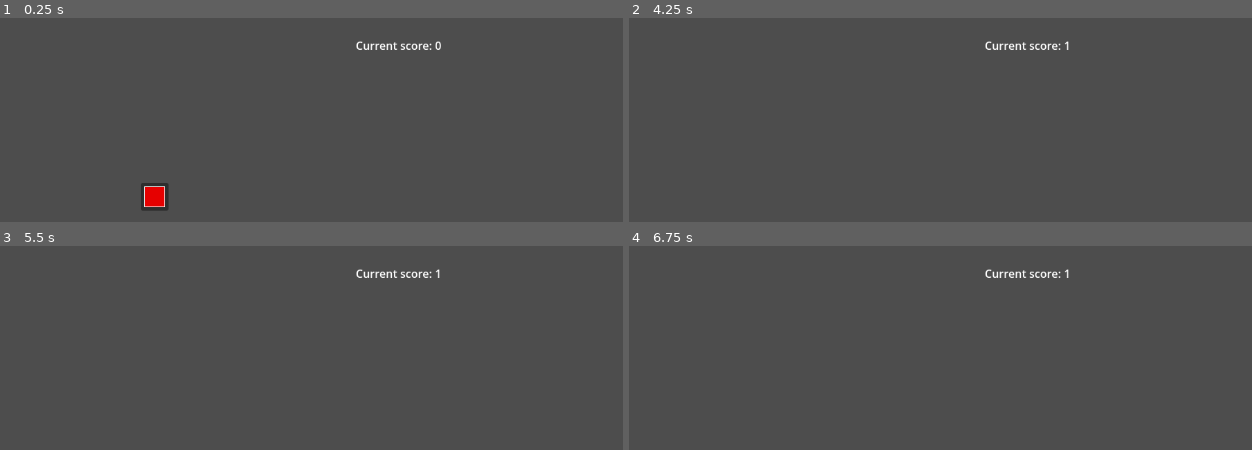
Above: before the commit, frames 1-4 (two rows, left to right).
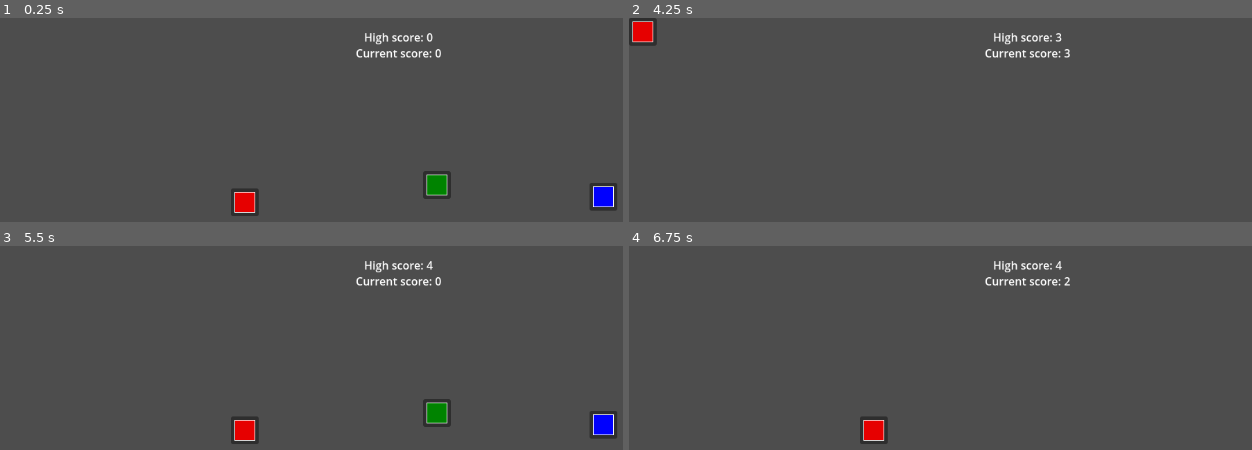
Above: after the commit, the same moments.

Repository: shout64/clicky-colors
Game: Godot game, scene res://scenes/main.tscn
Same seed, same stepped clock (60 frames per second), same inputs: the game is played once before the commit and once after it.
Inputs (mouse positions are in pixels of both pictures, inside the frame that each line leads up to):
- Up to frame 1 (0.25 s): no input
- Up to frame 2 (4.25 s): click (784, 197) at 0.52 s; click (871, 201) at 1.27 s; click (1065, 185) at 2.02 s; click (1233, 197) at 2.77 s; tap Enter at 3.5 s
- Up to frame 3 (5.5 s): click (12, 260) at 4.27 s; tap R (reset, bound only after the commit) at 5 s
- Up to frame 4 (6.75 s): click (1065, 413) at 5.77 s; click (1233, 425) at 6.52 s

The runs differ from the first frame. In frame 1, 3.2% of the frame differs, in the area x 22-100%, y 7-98%; in frame 2, 1.4%; in frame 3, 2.6%; in frame 4, 1.4%.

Commit message:
Add button spawning, resetting and instance high schores

Diff:
--- a/project.godot
+++ b/project.godot
@@ -19,6 +19,14 @@
 
 Global="*res://scripts/global.gd"
 
+[input]
+
+reset={
+"deadzone": 0.2,
+"events": [Object(InputEventKey,"resource_local_to_scene":false,"resource_name":"","device":-1,"window_id":0,"alt_pressed":false,"shift_pressed":false,"ctrl_pressed":false,"meta_pressed":false,"pressed":false,"keycode":0,"physical_keycode":82,"key_label":0,"unicode":114,"location":0,"echo":false,"script":null)
+]
+}
+
 [rendering]
 
 textures/canvas_textures/default_texture_filter=3
--- /dev/null
+++ b/scenes/button_blue.tscn
@@ -0,0 +1,12 @@
+[gd_scene load_steps=3 format=3 uid="uid://dk1exy45k2eyb"]
+
+[ext_resource type="Texture2D" uid="uid://beug13427ctr8" path="res://assets/button_blue.png" id="1_ygaih"]
+[ext_resource type="Script" uid="uid://cypuxhj3t78jt" path="res://scripts/button.gd" id="2_ve5ma"]
+
+[node name="ButtonBlue" type="Button"]
+offset_right = 40.0
+offset_bottom = 40.0
+icon = ExtResource("1_ygaih")
+script = ExtResource("2_ve5ma")
+
+[connection signal="pressed" from="." to="." method="_on_pressed"]
--- /dev/null
+++ b/scenes/button_green.tscn
@@ -0,0 +1,12 @@
+[gd_scene load_steps=3 format=3 uid="uid://ds28mb05vpxee"]
+
+[ext_resource type="Texture2D" uid="uid://jqjpmr5yh732" path="res://assets/button_green.png" id="1_7y4y7"]
+[ext_resource type="Script" uid="uid://cypuxhj3t78jt" path="res://scripts/button.gd" id="2_l4o50"]
+
+[node name="ButtonGreen" type="Button"]
+offset_right = 40.0
+offset_bottom = 40.0
+icon = ExtResource("1_7y4y7")
+script = ExtResource("2_l4o50")
+
+[connection signal="pressed" from="." to="." method="_on_pressed"]
--- a/scenes/red_button.tscn
+++ b/scenes/button_red.tscn
@@ -1,13 +1,11 @@
 [gd_scene load_steps=3 format=3 uid="uid://8bj8lc8mfvp4"]
 
 [ext_resource type="Texture2D" uid="uid://bj60xin2aqy4" path="res://assets/button_red.png" id="1_b2o25"]
-[ext_resource type="Script" uid="uid://cypuxhj3t78jt" path="res://scripts/red_button.gd" id="2_u1f4r"]
+[ext_resource type="Script" uid="uid://cypuxhj3t78jt" path="res://scripts/button.gd" id="2_u1f4r"]
 
-[node name="RedButton" type="Button"]
-offset_left = 56.0
-offset_top = 21.0
-offset_right = 96.0
-offset_bottom = 61.0
+[node name="ButtonRed" type="Button"]
+offset_right = 40.0
+offset_bottom = 40.0
 icon = ExtResource("1_b2o25")
 script = ExtResource("2_u1f4r")
 
--- a/scenes/main.tscn
+++ b/scenes/main.tscn
@@ -1,9 +1,14 @@
-[gd_scene load_steps=3 format=3 uid="uid://b5m7yin66v1w7"]
+[gd_scene load_steps=6 format=3 uid="uid://b5m7yin66v1w7"]
 
 [ext_resource type="Script" uid="uid://dyqp0is4xihmc" path="res://scripts/current_score.gd" id="1_o5qli"]
-[ext_resource type="PackedScene" uid="uid://8bj8lc8mfvp4" path="res://scenes/red_button.tscn" id="2_0wfyh"]
+[ext_resource type="Script" uid="uid://bgw5lckf3hk" path="res://scripts/main.gd" id="1_tbgi4"]
+[ext_resource type="PackedScene" uid="uid://8bj8lc8mfvp4" path="res://scenes/button_red.tscn" id="2_0wfyh"]
+[ext_resource type="PackedScene" uid="uid://ds28mb05vpxee" path="res://scenes/button_green.tscn" id="3_jyhfs"]
+[ext_resource type="PackedScene" uid="uid://dk1exy45k2eyb" path="res://scenes/button_blue.tscn" id="4_tbgi4"]
 
 [node name="Main" type="Node2D"]
+script = ExtResource("1_tbgi4")
+buttons = Array[PackedScene]([ExtResource("4_tbgi4"), ExtResource("3_jyhfs"), ExtResource("2_0wfyh")])
 
 [node name="CurrentScore" type="RichTextLabel" parent="."]
 offset_left = 372.0
@@ -15,8 +20,26 @@
 vertical_alignment = 1
 script = ExtResource("1_o5qli")
 
-[node name="RedButton" parent="." instance=ExtResource("2_0wfyh")]
-offset_left = 203.0
+[node name="ButtonRed" parent="." instance=ExtResource("2_0wfyh")]
+offset_left = 333.0
+offset_top = 246.0
+offset_right = 373.0
+offset_bottom = 286.0
+
+[node name="ButtonGreen" parent="." instance=ExtResource("3_jyhfs")]
+offset_left = 610.0
+offset_top = 221.0
+offset_right = 650.0
+offset_bottom = 261.0
+
+[node name="ButtonBlue" parent="." instance=ExtResource("4_tbgi4")]
+offset_left = 850.0
 offset_top = 238.0
-offset_right = 243.0
+offset_right = 890.0
 offset_bottom = 278.0
+
+[node name="ButtonSpawningTimer" type="Timer" parent="."]
+wait_time = 4.0
+autostart = true
+
+[connection signal="timeout" from="ButtonSpawningTimer" to="." method="_on_button_spawning_timer_timeout"]
--- /dev/null
+++ b/scripts/button.gd
@@ -0,0 +1,10 @@
+extends Button
+
+
+
+func _on_pressed() -> void:
+  Global.current_score += 1
+  if Global.high_score < Global.current_score:
+    Global.high_score = Global.current_score
+
+  queue_free()
--- a/scripts/current_score.gd
+++ b/scripts/current_score.gd
@@ -1,4 +1,4 @@
 extends RichTextLabel
 
 func _process(delta: float) -> void:
-  set_text("Current score: " + str(Global.current_score))
+  set_text("High score: " + str(Global.high_score) + "\nCurrent score: " + str(Global.current_score))
--- a/scripts/global.gd
+++ b/scripts/global.gd
@@ -1,4 +1,4 @@
 extends Node
 
 var current_score : int = 0
-var high_score    : int
+var high_score    : int = 0
--- /dev/null
+++ b/scripts/main.gd
@@ -0,0 +1,22 @@
+extends Node2D
+
+@export var buttons : Array[PackedScene]
+
+var next_button
+
+func _ready() -> void:
+  Global.current_score = 0
+  load_next_button()
+
+func load_next_button() -> void:
+  var random_button = buttons.pick_random()
+
+  next_button = load(random_button.get_path()).instantiate()
+
+func _on_button_spawning_timer_timeout() -> void:
+  add_child(next_button)
+  load_next_button()
+
+func _input(event: InputEvent) -> void:
+  if event.is_action_pressed("reset"):
+    get_tree().reload_current_scene()
--- a/scripts/red_button.gd
+++ /dev/null
@@ -1,7 +0,0 @@
-extends Button
-
-
-
-func _on_pressed() -> void:
-  Global.current_score += 1
-  queue_free()
Renamed: scripts/red_button.gd.uid -> scripts/button.gd.uid
Not shown, added: scripts/main.gd.uid
